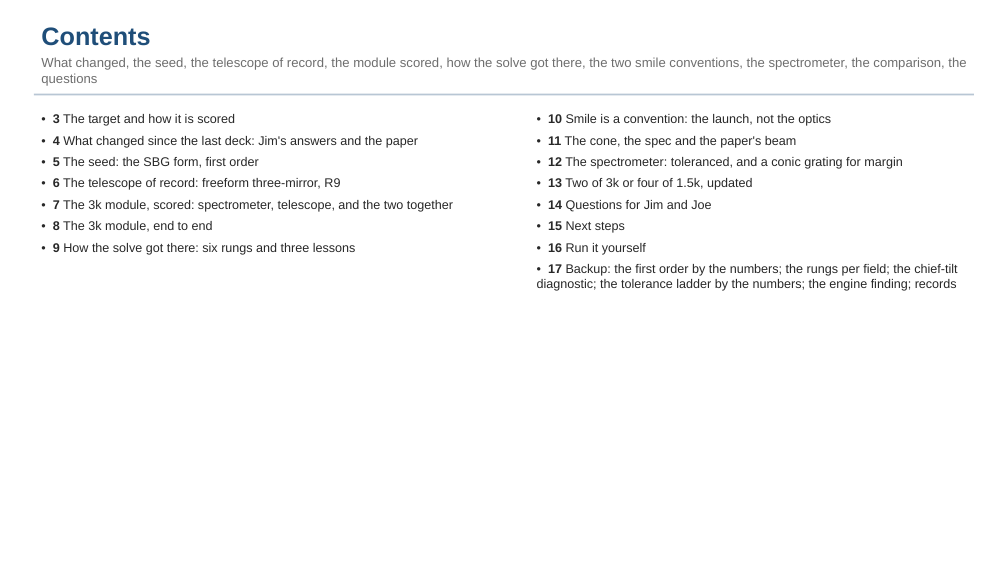
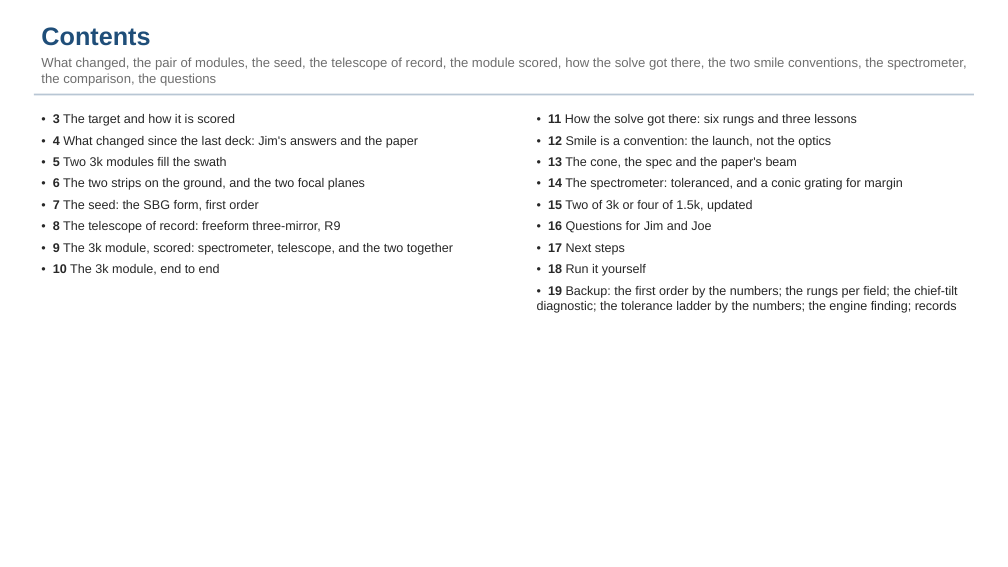
Before and after one commit to nasa-jpl/macos, a slide deck: slide 2 of demo_session/deck_dyson_3k.pptx. Drawn at 1008x567 pixels with LibreOffice and Linux fonts; fonts in the diff are those of the drawing. Boxes give left, top, right and bottom in pixels: in the first picture for what was removed or moved away, otherwise in the second. Text is boxed around its words. In the diff, an @@ line names an element or a change of style, - is before the commit and + after.

```diff
--- a/demo_session/deck_dyson_3k.pptx
+++ b/demo_session/deck_dyson_3k.pptx
@@ text at [41,57,966,86]: text changed @@
-What changed, the seed, the telescope of record, the module scored, how the solve got there, the two smile conventions, the spectrometer, the comparison, the questions
+What changed, the pair of modules, the seed, the telescope of record, the module scored, how the solve got there, the two smile conventions, the spectrometer, the comparison, the questions
@@ text at [537,114,957,313]: text changed @@
-• 10 Smile is a convention: the launch, not the optics
-• 11 The cone, the spec and the paper's beam
-• 12 The spectrometer: toleranced, and a conic grating for margin
-• 13 Two of 3k or four of 1.5k, updated
-• 14 Questions for Jim and Joe
-• 15 Next steps
-• 16 Run it yourself
-• 17 Backup: the first order by the numbers; the rungs per field; the chief-tilt diagnostic; the tolerance ladder by the numbers; the engine finding; records
+• 11 How the solve got there: six rungs and three lessons
+• 12 Smile is a convention: the launch, not the optics
+• 13 The cone, the spec and the paper's beam
+• 14 The spectrometer: toleranced, and a conic grating for margin
+• 15 Two of 3k or four of 1.5k, updated
+• 16 Questions for Jim and Joe
+• 17 Next steps
+• 18 Run it yourself
+• 19 Backup: the first order by the numbers; the rungs per field; the chief-tilt diagnostic; the tolerance ladder by the numbers; the engine finding; records
@@ text at [53,157,453,275]: text changed @@
-• 5 The seed: the SBG form, first order
-• 6 The telescope of record: freeform three-mirror, R9
-• 7 The 3k module, scored: spectrometer, telescope, and the two together
-• 8 The 3k module, end to end
-• 9 How the solve got there: six rungs and three lessons
+• 5 Two 3k modules fill the swath
+• 6 The two strips on the ground, and the two focal planes
+• 7 The seed: the SBG form, first order
+• 8 The telescope of record: freeform three-mirror, R9
+• 9 The 3k module, scored: spectrometer, telescope, and the two together
+• 10 The 3k module, end to end
```
Also in this commit, not shown: 6 other slides changed, 2 slides added, 6 other files.
